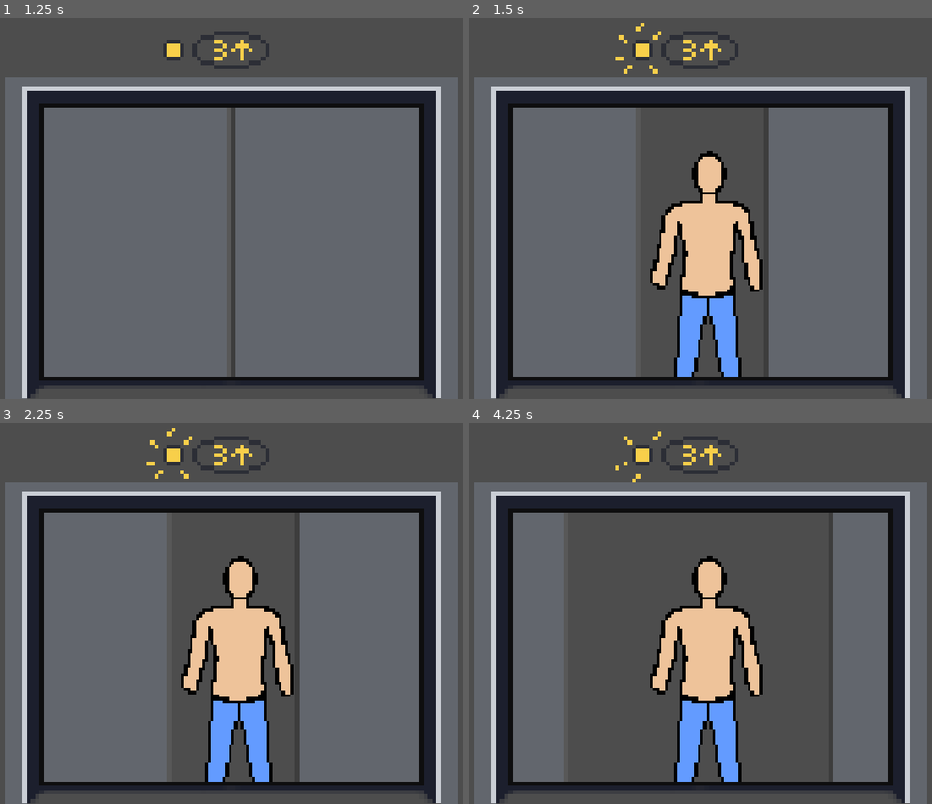
Above: before the commit, frames 1-4 (two rows, left to right).
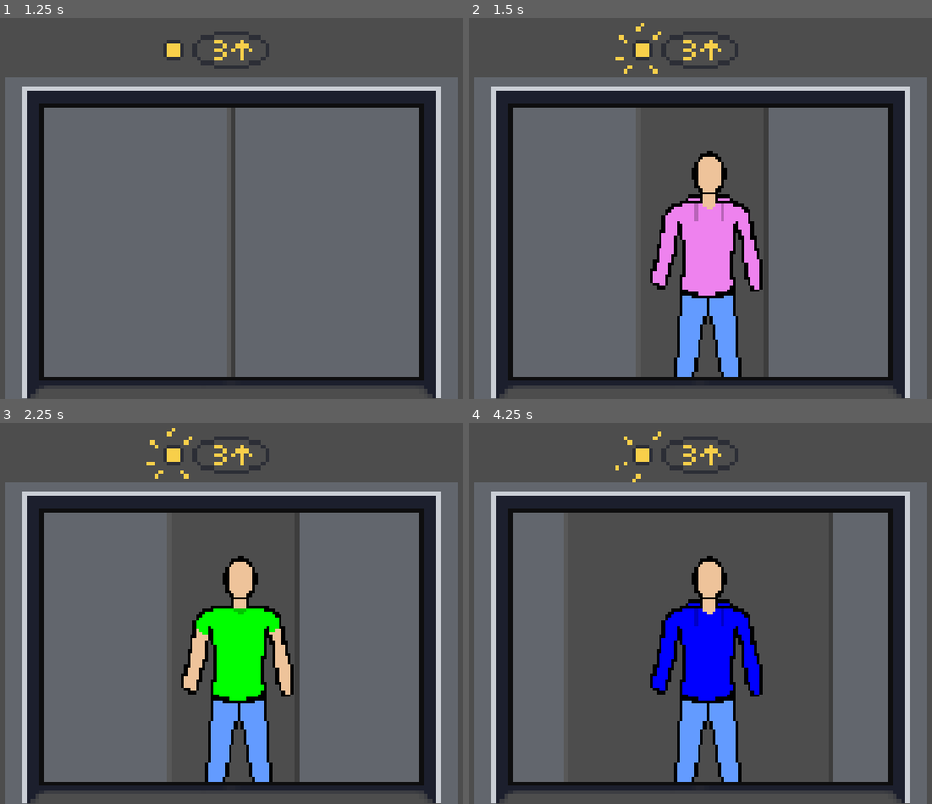
Above: after the commit, the same moments.

Repository: Kokomolokolo/the-lying-elevator
Game: Godot game, scene res://scenes/game.tscn
Same seed, same stepped clock (60 frames per second), same inputs: the game is played once before the commit and once after it.
Inputs:
- Up to frame 1 (1.25 s): tap Enter (ui_accept) at 0.5, 0.77 s
- Up to frame 2 (1.5 s): tap Enter (ui_accept) at 1.25 s
- Up to frame 3 (2.25 s): tap Enter (ui_accept) at 1.52, 2 s
- Up to frame 4 (4.25 s): tap Enter (ui_accept) at 3.02, 3.77 s

Frame 1 is identical in both runs. In frame 2, 3.6% of the frame differs, in the area x 39-63%, y 46-73%; in frame 3, 2.7%; in frame 4, 3.6%.
Error before the commit: Invalid assignment of property or key 'modulate' with value of type 'CompressedTexture2D' on a base object of type 'Sprite2D'. (res://scripts/character_gen_sli…

Commit message:
added working randomization for hoodies and tshirts

Diff:
--- a/scripts/character_gen_slim.gd
+++ b/scripts/character_gen_slim.gd
@@ -3,6 +3,7 @@
 @export var textures: Dictionary = {
 	"body_slim": preload("res://assets/pain_human.png"),
 	"tshirt": preload("res://assets/white_shirt.png"),
+	"hoodie": preload("res://assets/white_hoodie.png")
 }
 
 @export var appearance_data: Dictionary = {
@@ -28,37 +29,41 @@
 func rand_color() -> Color:
 	return colors[randi_range(0, len(colors) - 1)]
 
-func rand_tshirt() -> void:
-	var color = rand_color()
+func rand_tshirt_or_hoodie(type: String) -> void:
+	var chosen_color = rand_color()
 
-	appearance_data["tshirt_color"] = color
-	appearance_data["tshirt_color"] = textures["tshirt"]
+	var color_key: String = type + "_color"
+	var texture_key: String = type + "_texture"
 
-	tshirt.texture = appearance_data["tshirt_texture"]
-	tshirt.modulate = appearance_data["tshirt_color"]
+	appearance_data[color_key] = chosen_color
+	appearance_data[texture_key] = textures[type]
+
+	var target_sprite: Sprite2D = hoodie if type == "hoodie" else tshirt
+	target_sprite.texture = appearance_data[texture_key]
+	target_sprite.modulate = appearance_data[color_key]
+
 
 func rand_top() -> void:
-	var roll: float = randf() # Returns a random float between 0.0 and 1.0
+	var roll: float = randf()
 
-	if roll < 0.10:
+	if roll < 0.10: # 10% nackt
 		appearance_data["top"] = "none"
-		tshirt.visible = false # mache ich nur, weil im editor er ein tshirt anhaben muss wegen positionieren und so
+		tshirt.visible = false
 		hoodie.visible = false
-	elif roll < 0.55: # hoodie
-
+	elif roll < 0.55: # 45% hoodie
+		appearance_data["top"] = "hoodie"
+		rand_tshirt_or_hoodie("hoodie")
 		hoodie.visible = true
 		tshirt.visible = false
-	else: # thsirt
-		rand_tshirt()
+	else: # 45% tshirt
+		appearance_data["top"] = "tshirt"
+		rand_tshirt_or_hoodie("tshirt")
 		hoodie.visible = false
 		tshirt.visible = true
 
 func randomize_character() -> void:
 	rand_top()
-
 	base_body.texture = appearance_data["body"]
-
-
 
 # zum trollen
 func _on_doors_animation_finished() -> void:
Renamed: assets/black_hoodie.png -> assets/hoodies_colors_outdated/black_hoodie.png
Not shown, changed: assets/hoodies_colors_outdated/black_hoodie.png.import
Renamed: assets/blue_hoodie.png -> assets/hoodies_colors_outdated/blue_hoodie.png
Not shown, changed: assets/hoodies_colors_outdated/blue_hoodie.png.import
Renamed: assets/red_hoodie.png -> assets/hoodies_colors_outdated/red_hoodie.png
Not shown, added: assets/hoodies_colors_outdated/red_hoodie.png.import
Not shown, changed: assets/let-in.png.import
Renamed: assets/blue_shirt.png -> assets/shirts_colors_outdated/blue_shirt.png
Not shown, changed: assets/shirts_colors_outdated/blue_shirt.png.import
Renamed: assets/pink_shirt.png -> assets/shirts_colors_outdated/pink_shirt.png
Not shown, changed: assets/shirts_colors_outdated/pink_shirt.png.import
Renamed: assets/purplerainnn_shirt.png -> assets/shirts_colors_outdated/purplerainnn_shirt.png
(and 9 more such lines)
